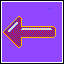
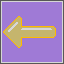
Revision of a layered 64×64 image; what changed, layer by layer:
hid "Muestra #2" over [4, 8, 55, 47]
added layer "Muestra #3" above "Muestra copy" over [0, 0, 64, 64]
added layer "Muestra copy" above "Muestra" over [0, 0, 64, 64]
